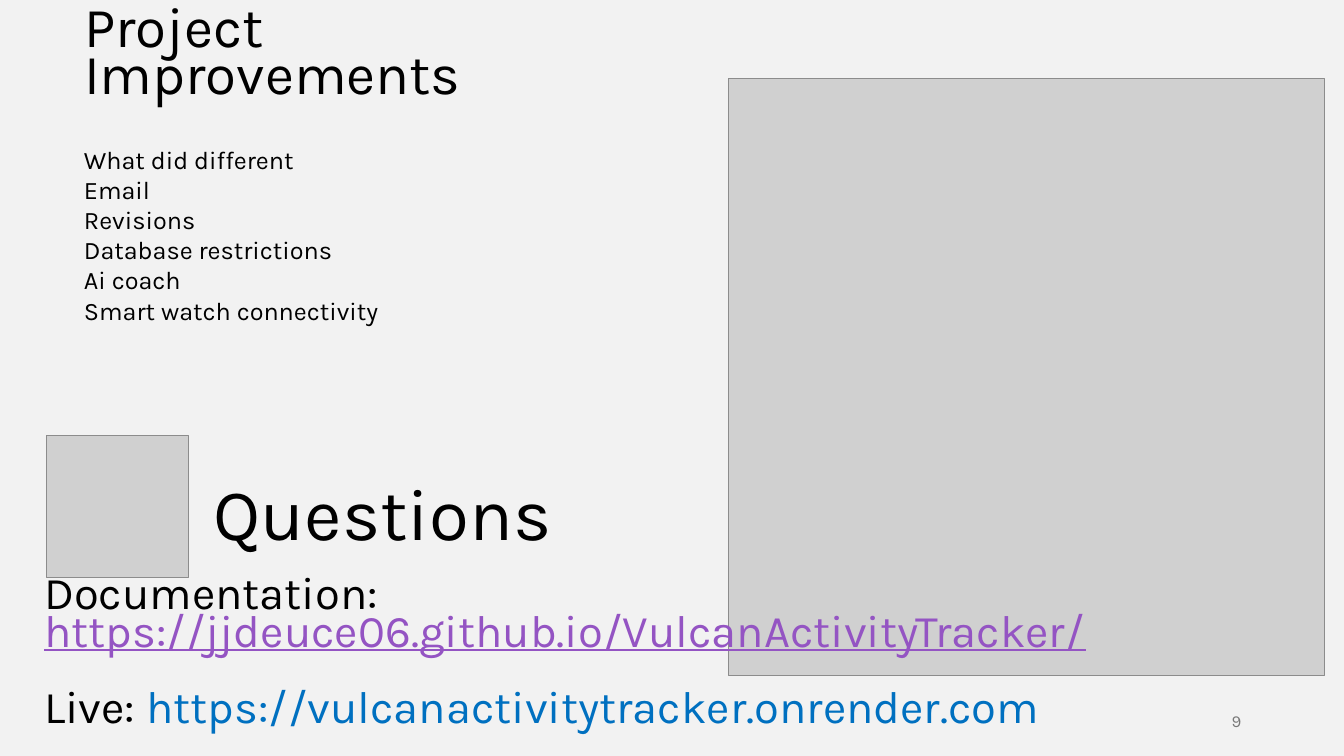
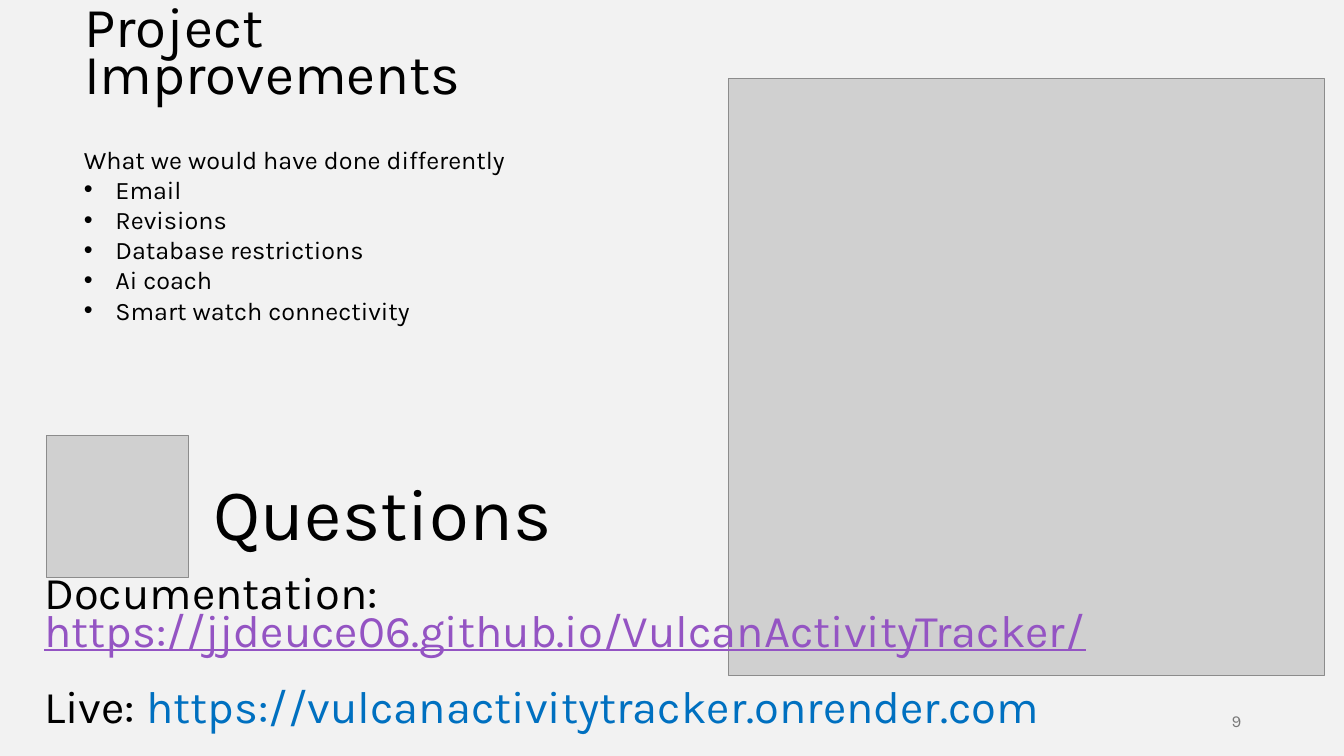
Before and after one commit to jjdeuce06/VulcanActivityTracker, a slide deck: slide 9 of Documentation/FinalPresentation/VulcanActivityTracker-Group2.pptx. Drawn at 1344x756 pixels with LibreOffice and Linux fonts; fonts in the diff are those of the drawing; grey boxes stand for pictures. Boxes give left, top, right and bottom in pixels: in the first picture for what was removed or moved away, otherwise in the second. Text is boxed around its words. In the diff, an @@ line names an element or a change of style, - is before the commit and + after.

Commit message:
Slides changes

```diff
--- a/Documentation/FinalPresentation/VulcanActivityTracker-Group2.pptx
+++ b/Documentation/FinalPresentation/VulcanActivityTracker-Group2.pptx
@@ text at (x1=84, y1=151, x2=505, y2=175): text changed @@
-What did different
+What we would have done differently
@@ text at (x1=115, y1=181, x2=409, y2=326): bullet none to • @@
```
